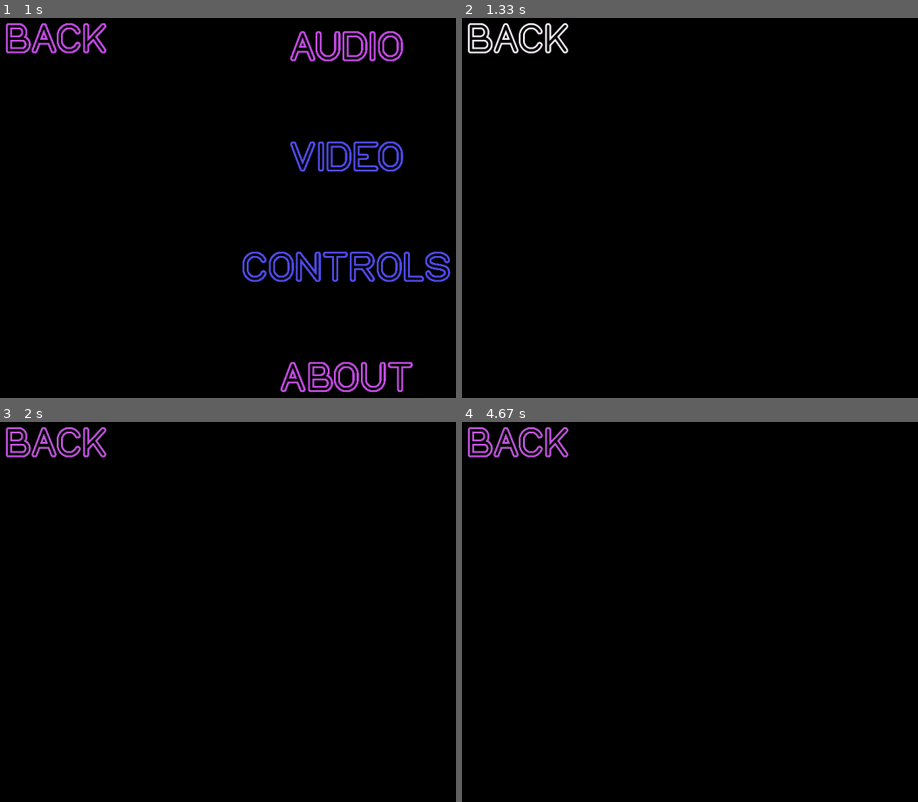
Above: before the commit, frames 1-4 (two rows, left to right).
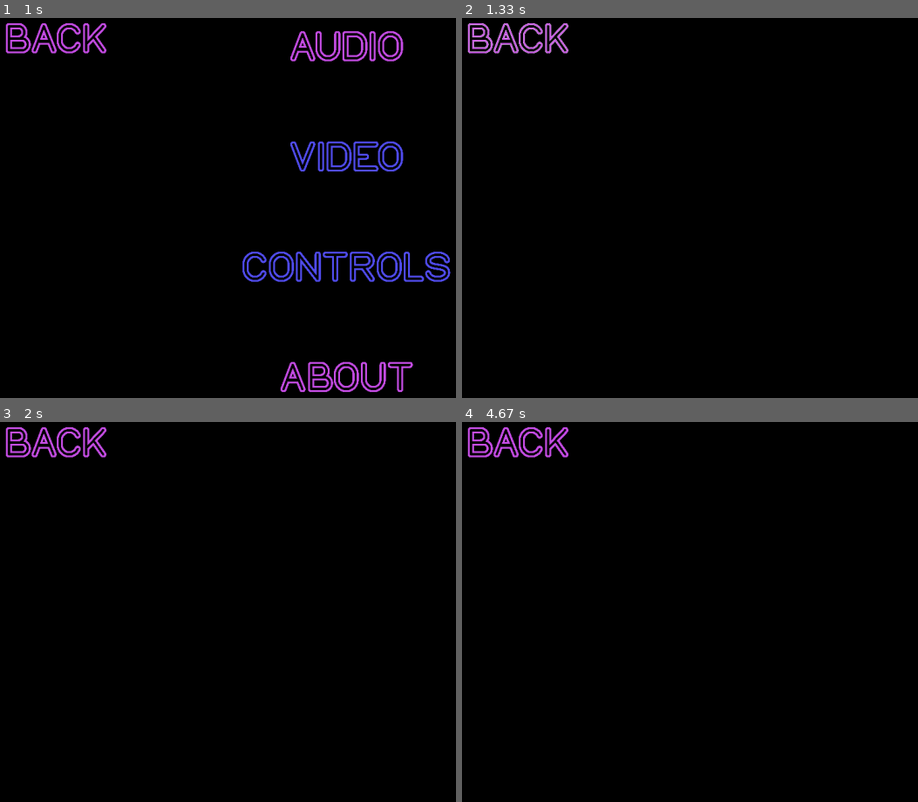
Above: after the commit, the same moments.

Repository: andrebtw/pygamegame
Game: pygame game, started from main.py
The game is run twice, just before and just after one commit, with the same random seed, the same clock (stepped at 60 frames per second) and the same inputs.
Inputs (mouse positions are in pixels of both pictures, inside the frame that each line leads up to):
- Up to frame 1 (1 s): click "SETTINGS" at 0.38 s; press the mouse at (141, 44) at 0.87 s; move the mouse to (250, 52) at 0.97 s
- Up to frame 2 (1.33 s): release the mouse at (822, 59) at 1.1 s; press the mouse at (516, 40) at 1.2 s; move the mouse to (726, 94) at 1.3 s
- Up to frame 3 (2 s): release the mouse at (outside the picture) at 1.43 s
- Up to frame 4 (4.67 s): no input

Frame 1 is identical in both runs. In frame 2, 0.7% of the frame differs, in the area x 1-24%, y 1-10%; in frame 3, 0.2%; in frame 4, 0.2%.

Commit message:
Fixed Audio menu.

Diff:
--- a/game.py
+++ b/game.py
@@ -21,8 +21,8 @@
 points = int(re.sub("[^0-9]", "", data[6]))
 
 ###COLORS###
-blue1 = (84, 79, 240)
-purple1 = (199, 79, 230)
+red2 = (84, 79, 240)
+red1 = (199, 79, 230)
 white = (255, 255, 255)
 
 if "FALSE" in data[0]:
@@ -60,20 +60,20 @@
     neon_font_text = pygame.font.Font("files/assets/fonts/NEON GLOW.otf", scale_y(100))
 
     ###Making the texts
-    back_text = neon_font_text.render("BACK", True, (purple1))
+    back_text = neon_font_text.render("BACK", True, (red1))
 
     while running == True:
-        for event in pygame.event.get():
-            if event.type == QUIT:
-                running = False
-
-            surface = pygame.display.get_surface()  # get the surface of the current active display
-
-            ###Defining fonts positions on the screen###
-            back_text_pos = (scale_x(125), scale_y(75))
-
-            # Displaying the text
-            screen.blit(back_text, (back_text_pos))
+        ###Defining fonts positions on the screen###
+        back_text_pos = (scale_x(125), scale_y(75))
+
+        # Displaying the text
+        screen.blit(back_text, (back_text_pos))
+
+        for event in pygame.event.get():
+            if event.type == QUIT:
+                running = False
+
+            surface = pygame.display.get_surface()  # get the surface of the current active display
 
             ###Getting the rectangle position of each text###
             back_text_rect = back_text.get_rect()
@@ -86,7 +86,7 @@
                 print("Back hovered")
                 back_text = neon_font_text.render("BACK", True, (white))
             else:
-                back_text = neon_font_text.render("BACK", True, (purple1))
+                back_text = neon_font_text.render("BACK", True, (red1))
 
             if event.type == pygame.MOUSEBUTTONUP:
                 if back_text_rect.collidepoint(mouse_pos):
@@ -105,7 +105,7 @@
     neon_font_text = pygame.font.Font("files/assets/fonts/NEON GLOW.otf", scale_y(100))
 
     ###Making the texts
-    back_text = neon_font_text.render("BACK", True, (purple1))
+    back_text = neon_font_text.render("BACK", True, (red1))
 
     while running:
 
@@ -133,7 +133,7 @@
                 print("Back hovered")
                 back_text = neon_font_text.render("BACK", True, (white))
             else:
-                back_text = neon_font_text.render("BACK", True, (purple1))
+                back_text = neon_font_text.render("BACK", True, (red1))
 
             if event.type == pygame.MOUSEBUTTONUP:
                 if back_text_rect.collidepoint(mouse_pos):
@@ -152,7 +152,7 @@
     neon_font_text = pygame.font.Font("files/assets/fonts/NEON GLOW.otf", scale_y(100))
 
     ###Making the texts
-    back_text = neon_font_text.render("BACK", True, (purple1))
+    back_text = neon_font_text.render("BACK", True, (red1))
 
     while running:
 
@@ -179,7 +179,7 @@
                 print("Back hovered")
                 back_text = neon_font_text.render("BACK", True, (white))
             else:
-                back_text = neon_font_text.render("BACK", True, (purple1))
+                back_text = neon_font_text.render("BACK", True, (red1))
 
             if event.type == pygame.MOUSEBUTTONUP:
                 if back_text_rect.collidepoint(mouse_pos):
@@ -198,7 +198,7 @@
     neon_font_text = pygame.font.Font("files/assets/fonts/NEON GLOW.otf", scale_y(100))
 
     ###Making the texts
-    back_text = neon_font_text.render("BACK", True, (purple1))
+    back_text = neon_font_text.render("BACK", True, (red1))
 
     while running:
         ###Defining fonts positions on the screen###
@@ -224,7 +224,7 @@
                 print("Back hovered")
                 back_text = neon_font_text.render("BACK", True, (white))
             else:
-                back_text = neon_font_text.render("BACK", True, (purple1))
+                back_text = neon_font_text.render("BACK", True, (red1))
 
             if event.type == pygame.MOUSEBUTTONUP:
                 if back_text_rect.collidepoint(mouse_pos):
@@ -243,11 +243,11 @@
     neon_font_text = pygame.font.Font("files/assets/fonts/NEON GLOW.otf", scale_y(100))
 
     ###Making the texts
-    audio_text = neon_font_text.render("AUDIO", True, (purple1))
-    video_text = neon_font_text.render("VIDEO", True, (blue1))
-    about_text = neon_font_text.render("ABOUT", True, (purple1))
-    back_text = neon_font_text.render("BACK", True, (purple1))
-    controls_text = neon_font_text.render("CONTROLS", True, (blue1))
+    audio_text = neon_font_text.render("AUDIO", True, (red1))
+    video_text = neon_font_text.render("VIDEO", True, (red2))
+    about_text = neon_font_text.render("ABOUT", True, (red1))
+    back_text = neon_font_text.render("BACK", True, (red1))
+    controls_text = neon_font_text.render("CONTROLS", True, (red2))
 
     while running:
 
@@ -298,31 +298,31 @@
                 print("Audio hovered")
                 audio_text = neon_font_text.render("AUDIO", True, (white))
             else:
-                audio_text = neon_font_text.render("AUDIO", True, (purple1))
+                audio_text = neon_font_text.render("AUDIO", True, (red1))
 
             if video_text_rect.collidepoint(mouse_pos):  # Check if position is in the rect
                 print("Video hovered")
                 video_text = neon_font_text.render("VIDEO", True, (white))
             else:
-                video_text = neon_font_text.render("VIDEO", True, (blue1))
+                video_text = neon_font_text.render("VIDEO", True, (red2))
 
             if controls_text_rect.collidepoint(mouse_pos):  # Check if position is in the rect
                 print("Controls hovered")
                 controls_text = neon_font_text.render("CONTROLS", True, (white))
             else:
-                controls_text = neon_font_text.render("CONTROLS", True, (blue1))
+                controls_text = neon_font_text.render("CONTROLS", True, (red2))
 
             if about_text_rect.collidepoint(mouse_pos):  # Check if position is in the rect
                 print("About hovered")
                 about_text = neon_font_text.render("ABOUT", True, (white))
             else:
-                about_text = neon_font_text.render("ABOUT", True, (purple1))
+                about_text = neon_font_text.render("ABOUT", True, (red1))
 
             if back_text_rect.collidepoint(mouse_pos):  # Check if position is in the rect
                 print("Back hovered")
                 back_text = neon_font_text.render("BACK", True, (white))
             else:
-                back_text = neon_font_text.render("BACK", True, (purple1))
+                back_text = neon_font_text.render("BACK", True, (red1))
 
             if event.type == pygame.MOUSEBUTTONUP:
                 if audio_text_rect.collidepoint(mouse_pos):
@@ -357,9 +357,9 @@
     neon_font_settings_exit = pygame.font.Font("files/assets/fonts/NEON GLOW.otf", scale_y(100))
 
     ###Making the texts###
-    text_settings = neon_font_settings_exit.render("SETTINGS", True, (purple1))
-    text_play = neon_font_play.render("PLAY", True, (blue1))
-    text_exit = neon_font_settings_exit.render("QUIT", True, (purple1))
+    text_settings = neon_font_settings_exit.render("SETTINGS", True, (red1))
+    text_play = neon_font_play.render("PLAY", True, (red2))
+    text_exit = neon_font_settings_exit.render("QUIT", True, (red1))
 
     running = True
     screen.fill((0, 0, 0))
@@ -401,19 +401,19 @@
                 print("Settings hovered")
                 text_settings = neon_font_settings_exit.render("SETTINGS", True, (white))
             else:
-                text_settings = neon_font_settings_exit.render("SETTINGS", True, (purple1))
+                text_settings = neon_font_settings_exit.render("SETTINGS", True, (red1))
 
             if text_play_rect.collidepoint(mouse_pos):  # Check if position is in the rect
                 print("Play hovered")
                 text_play = neon_font_play.render("PLAY", True, (white))
             else:
-                text_play = neon_font_play.render("PLAY", True, (blue1))
+                text_play = neon_font_play.render("PLAY", True, (red2))
 
             if text_exit_rect.collidepoint(mouse_pos):  # Check if position is in the rect
                 print("Quit hovered")
                 text_exit = neon_font_settings_exit.render("QUIT", True, (white))
             else:
-                text_exit = neon_font_settings_exit.render("QUIT", True, (purple1))
+                text_exit = neon_font_settings_exit.render("QUIT", True, (red1))
 
             if event.type == pygame.MOUSEBUTTONUP:
                 if text_settings_rect.collidepoint(mouse_pos):
